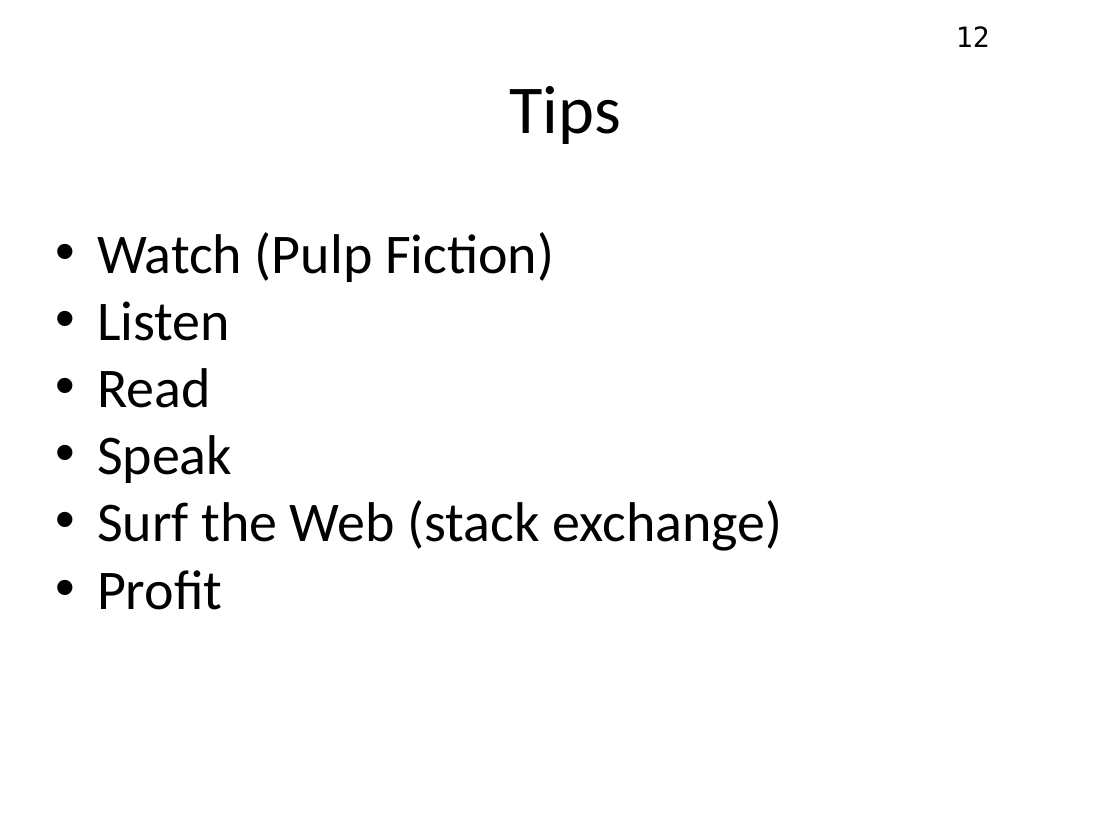
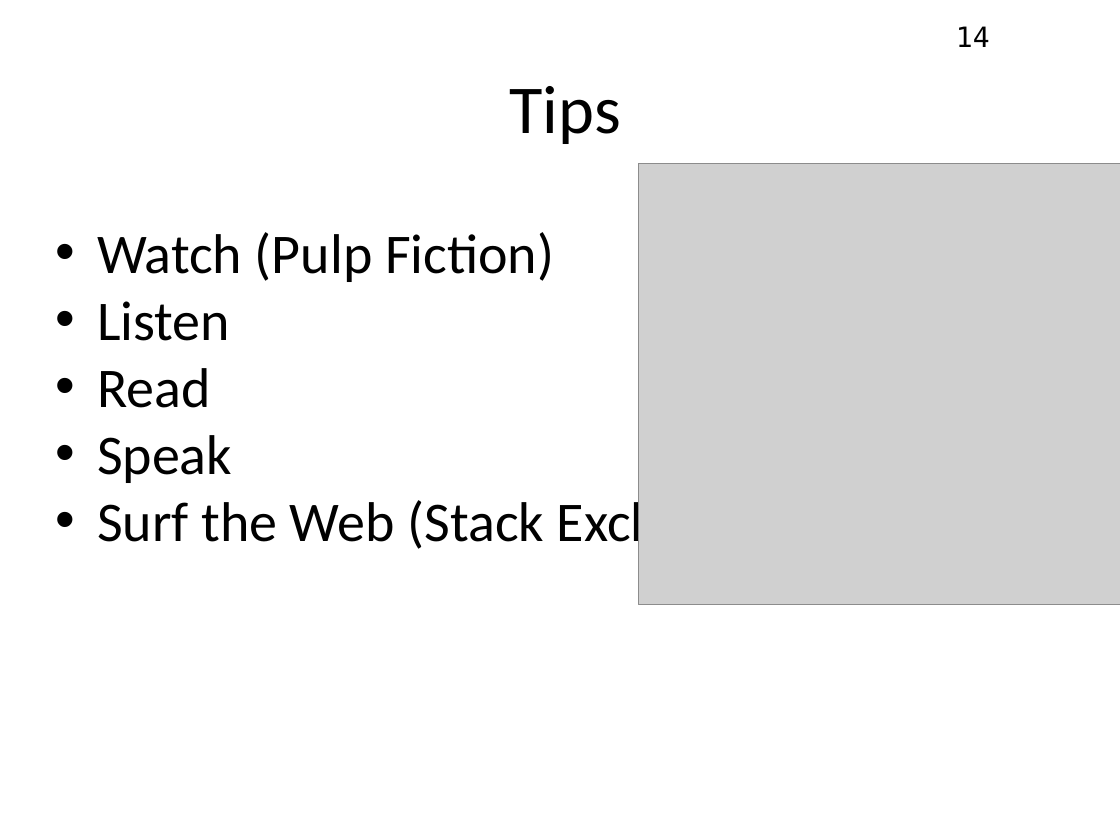
Before and after one commit to konstunn/eng, a slide deck: slide 14 of sem2/eng4tech/english4techmakers.odp (slide 12 before the commit). Drawn at 1120x840 pixels with LibreOffice and Linux fonts; fonts in the diff are those of the drawing; grey boxes stand for pictures. Boxes give left, top, right and bottom in pixels: in the first picture for what was removed or moved away, otherwise in the second. Text is boxed around its words. In the diff, an @@ line names an element or a change of style, - is before the commit and + after.

```diff
--- a/sem2/eng4tech/english4techmakers.odp
+++ b/sem2/eng4tech/english4techmakers.odp
@@ page number at [956, 26, 990, 47]: text changed @@
-12
+14
@@ picture added at [638, 164, 1120, 605] @@
@@ text at [97, 495, 787, 555]: text changed @@
-• Surf the Web (stack exchange)
-• Profit
+• Surf the Web (Stack Exchange)
```
Also in this commit, not shown: 9 other slides changed, 6 slides added, 2 slides removed, 34 other files.
